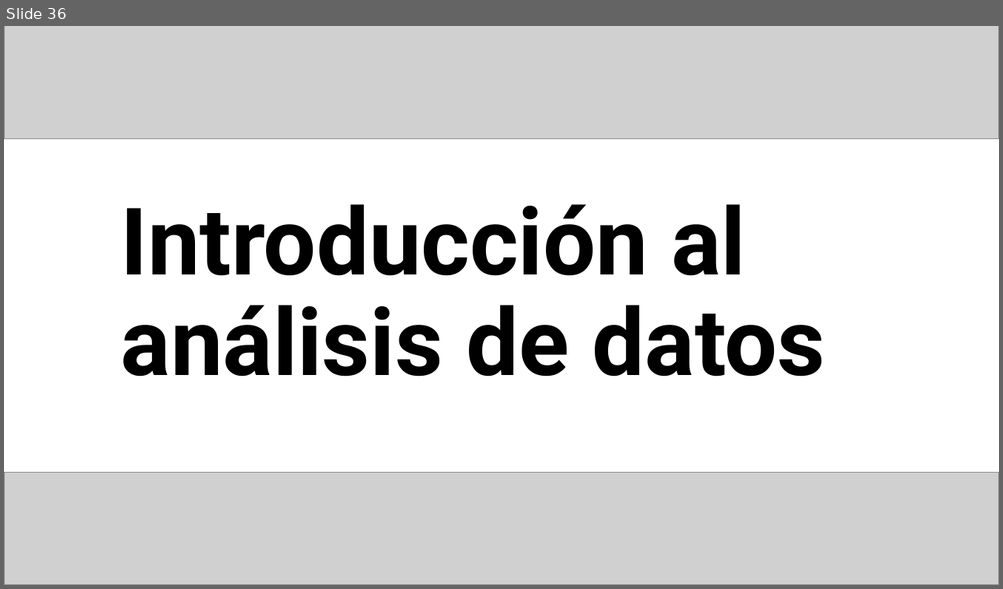
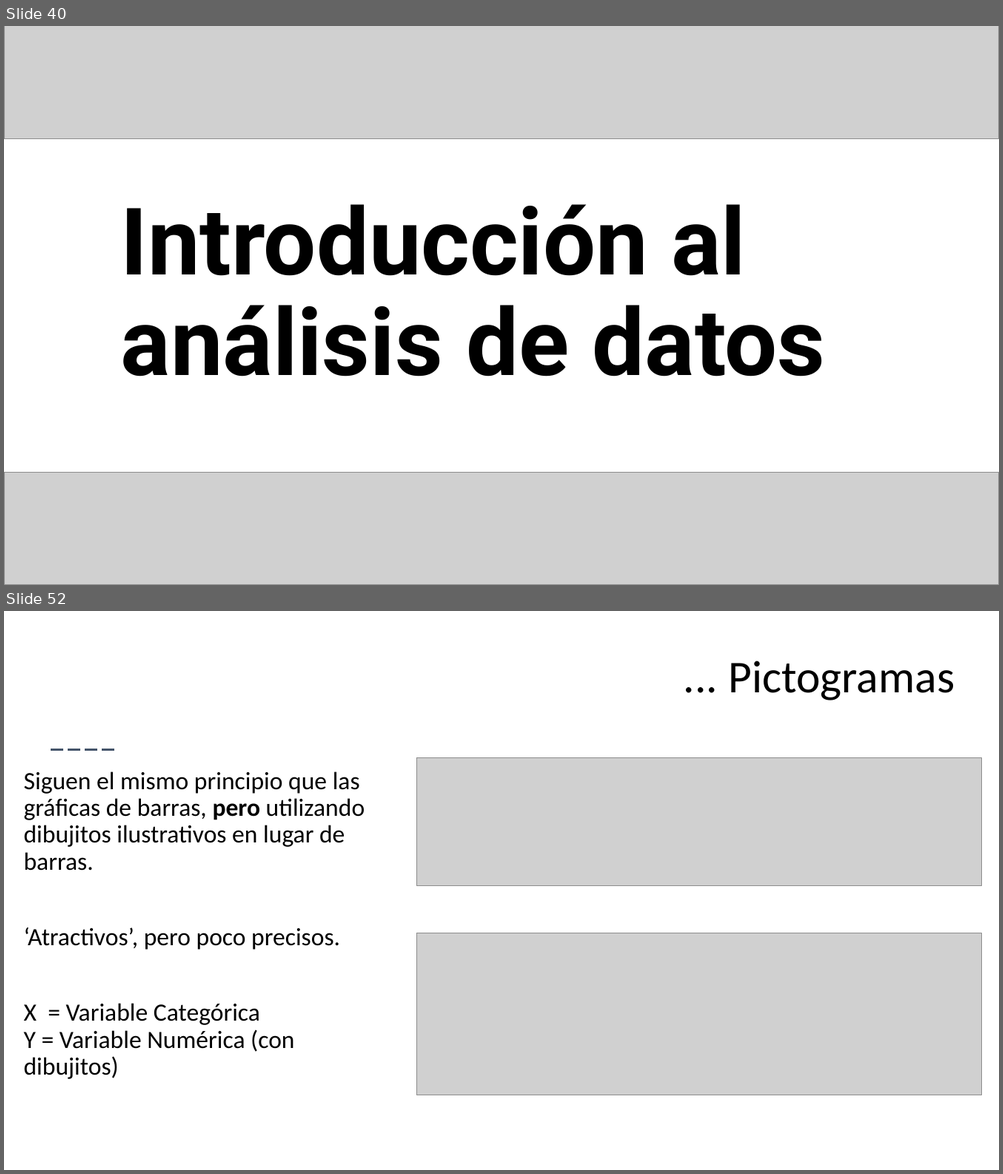
Before and after one commit to Adrifelcha/afchavez-019, a slide deck: JeanPiaget/Presentaciones/04_RecolecciónyAnálisisDatos.pptx. Shown one above the other, each under a label of ours: slide 36 before the commit, slides 40 and 52 after it; the slides between them are not shown. The pictures are 1003x589 and 1003x1174 pixels, drawn with LibreOffice and Linux fonts; fonts in the diff are those of the drawing; grey boxes stand for pictures. Boxes give left, top, right and bottom in pixels: in the first picture for what was removed or moved away, otherwise in the second. Text is boxed around its words. In the diff, an @@ line names an element or a change of style, - is before the commit and + after.

```diff
--- a/JeanPiaget/Presentaciones/04_RecolecciónyAnálisisDatos.pptx
+++ b/JeanPiaget/Presentaciones/04_RecolecciónyAnálisisDatos.pptx
@@ slide 52 added at box(4, 611, 999, 1170), background #FFFFFF @@
@@ title added at box(728, 661, 954, 701), 44 pt, text #000000 @@
+... Pictogramas
@@ line added from (51, 750) to (117, 750), #44546A 1.5 pt dashed @@
@@ picture added at box(417, 758, 982, 886) @@
@@ text added at box(24, 772, 365, 1079), 24 pt, text #000000 @@
+Siguen el mismo principio que las gráficas de barras, pero utilizando dibujitos ilustrativos en lugar de barras.
+‘Atractivos’, pero poco precisos.
+X = Variable Categórica
+Y = Variable Numérica (con dibujitos)
@@ picture added at box(417, 934, 982, 1095) @@
@@ what was slide 36 is now slide 40 @@
```
Also in this commit, not shown: 40 other slides added, 2 slides removed, 2 other files.
